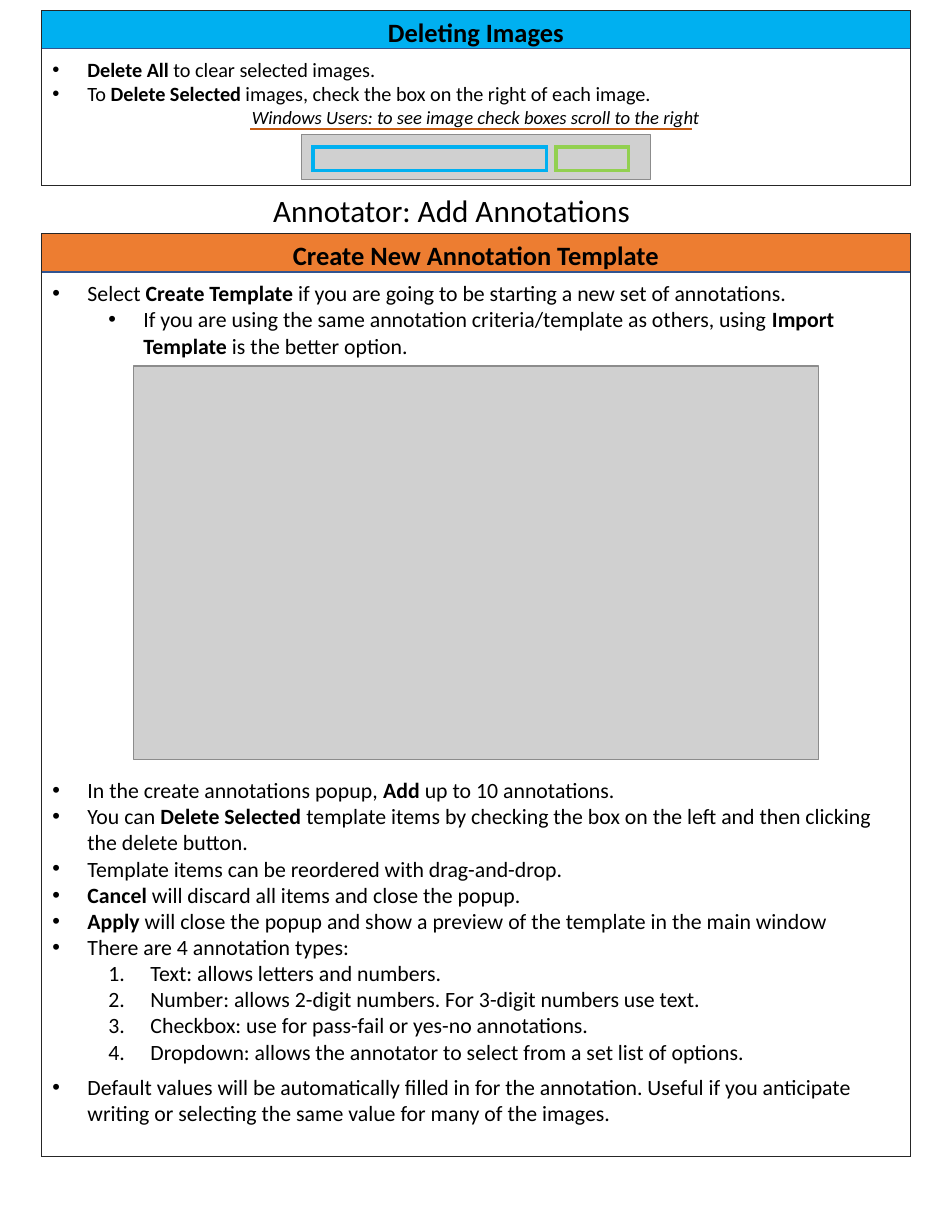
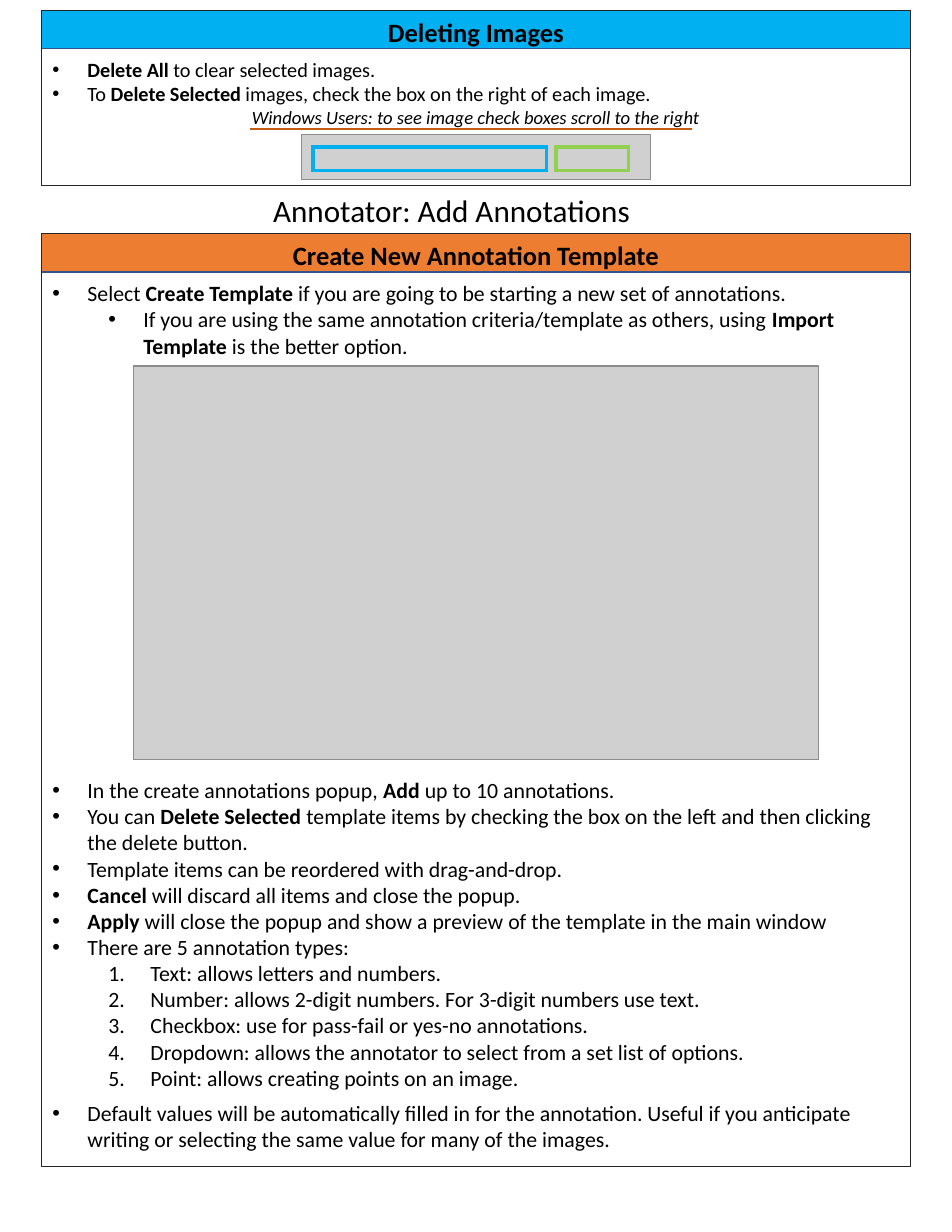
Before and after one commit to aics-int/napari-allencell-annotator, a slide deck: slide 2 of napari_allencell_annotator/assets/AnnotatorInstructions.pptx. Drawn at 952x1232 pixels with LibreOffice and Linux fonts; fonts in the diff are those of the drawing; grey boxes stand for pictures; background and template pictures are left out. Boxes give left, top, right and bottom in pixels: in the first picture for what was removed or moved away, otherwise in the second. Text is boxed around its words. In the diff, an @@ line names an element or a change of style, - is before the commit and + after.

```diff
--- a/napari_allencell_annotator/assets/AnnotatorInstructions.pptx
+++ b/napari_allencell_annotator/assets/AnnotatorInstructions.pptx
@@ rectangle "Create New Annotation Template": place and size @@
-rectangle "Create New Annotation Template" at (41, 233, 911, 1157)
+rectangle "Create New Annotation Template" at (41, 233, 911, 1166)
@@ text in rectangle at (87, 940, 349, 959): text changed @@
-• There are 4 annotation types:
+• There are 5 annotation types:
@@ text in rectangle at (150, 1071, 518, 1090): paragraph added @@
+  5. Point: allows creating points on an image.
```
Also in this commit, not shown: 3 other slides changed, 1 other file.
